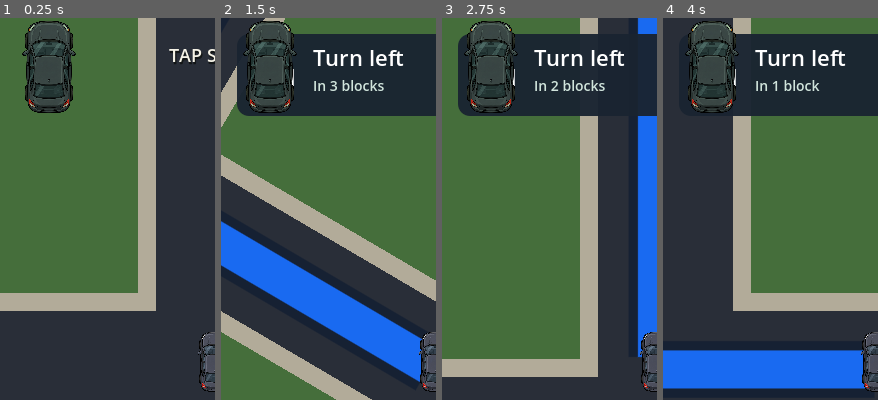
Above: before the commit, frames 1-4 (left to right).
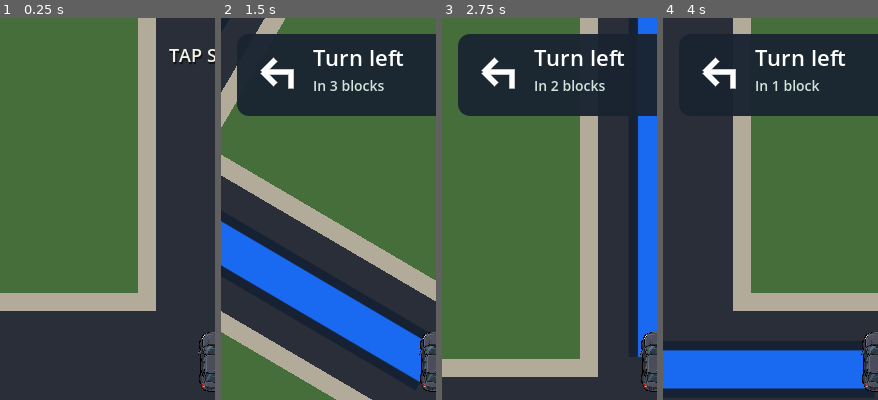
Above: after the commit, the same moments.

Repository: patrickcallahancomedy/comedian
Game: Godot game, scene res://scenes/drive/drive_module.tscn
Same seed, same stepped clock (60 frames per second), same inputs: the game is played once before the commit and once after it.
Inputs (mouse positions are % of the whole screen's width and height, from its top left):
- Up to frame 1 (0.25 s): no input
- Up to frame 2 (1.5 s): click "START" at 0.5 s; tap Enter (ui_accept) at 1.25 s; move the mouse to (72, 45) at 1.27 s; hold Right from 1.28 s (still down); tap Space at 1.35 s; click (72, 45) at 1.42 s
- Up to frame 3 (2.75 s): tap Enter (ui_accept) at 1.52 s; release Right at 2 s; drag from (30, 55) to (45, 70) at 2.02 s
- Up to frame 4 (4 s): move the mouse to (60, 28) at 2.77 s; hold Right 2.78-3.5 s; tap Space at 2.85 s; drag from (45, 70) to (20, 35) at 3.52 s
The pictures show only the part of the screen within x 0-50%, y 0-50%; the shares and areas given below are measured in that part.

The runs differ from the first frame. In frame 1, 5.0% of the frame differs, in the area x 10-36%, y 0-25%; in frame 2, 3.5%; in frame 3, 3.6%; in frame 4, 3.5%.

Commit message:
Place three tinted cars on highway

Diff:
--- a/godot/scripts/drive/drive_grid_controller.gd
+++ b/godot/scripts/drive/drive_grid_controller.gd
@@ -24,6 +24,9 @@
 const NEIGHBORHOOD_WORLD_SPEED := 40.0
 const HIGHWAY_WORLD_SPEED := 80.0
 const CITY_WORLD_SPEED := 36.0
+const HIGHWAY_TRAFFIC_COLUMNS := [4, 8, 12]
+const HIGHWAY_TRAFFIC_LANES := [0, 2, 1]
+const HIGHWAY_TRAFFIC_SCALE := 0.82
 
 const NEIGHBORHOOD_COLOR := Color(0.27, 0.43, 0.23)
 const NEIGHBORHOOD_SIDEWALK_COLOR := Color(0.70, 0.67, 0.60)
@@ -128,6 +131,11 @@
 var car_base_position := Vector2.ZERO
 
 @onready var player_car: TextureRect = $"../PlayerCar"
+@onready var traffic_cars: Array[TextureRect] = [
+	$"../TrafficCars/TrafficCarA",
+	$"../TrafficCars/TrafficCarB",
+	$"../TrafficCars/TrafficCarC",
+]
 @onready var left_button: Button = $"../TouchControls/LeftButton"
 @onready var forward_button: Button = $"../TouchControls/ForwardButton"
 @onready var right_button: Button = $"../TouchControls/RightButton"
@@ -151,6 +159,7 @@
 	player_screen_center = Vector2(size.x * 0.5, size.y * 0.46)
 	car_base_position = player_screen_center - player_car.size * 0.5
 	_update_car_visual()
+	_update_highway_traffic()
 	queue_redraw()
 
 
@@ -619,6 +628,35 @@
 	player_car.rotation = visual_feedback * STEERING_LEAN_RADIANS
 
 
+func _update_highway_traffic() -> void:
+	var highway_visible := (
+		road_kind == "highway"
+		or road_kind == "connector_one"
+		or road_kind == "connector_two"
+	)
+
+	for index in range(traffic_cars.size()):
+		var traffic_car := traffic_cars[index]
+		traffic_car.visible = highway_visible
+		if not highway_visible:
+			continue
+
+		var traffic_world := _highway_cell_center(
+			HIGHWAY_TRAFFIC_COLUMNS[index],
+			HIGHWAY_TRAFFIC_LANES[index]
+		)
+		var screen_position := _world_to_screen(traffic_world)
+		var traffic_scale := (
+			CAR_REFERENCE_SCALE
+			* MAP.car_scale_for_cell(MAP.HIGHWAY_CELL)
+			* HIGHWAY_PLAYER_VISUAL_MULTIPLIER
+			* HIGHWAY_TRAFFIC_SCALE
+		)
+		traffic_car.scale = Vector2.ONE * traffic_scale
+		traffic_car.position = screen_position - traffic_car.size * traffic_scale * 0.5
+		traffic_car.rotation = 0.0
+
+
 func _draw() -> void:
 	draw_rect(Rect2(Vector2.ZERO, size), Color(0.08, 0.085, 0.08), true)
 
